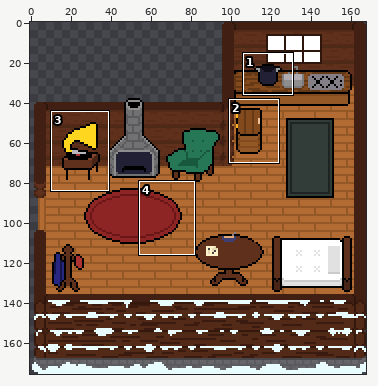
Sprite sheet -- cozy_winter_jam_2025/resources/tile/house.png. The first picture is a wide view before the edit; the outline marks the close-up.
Close-up. Before:
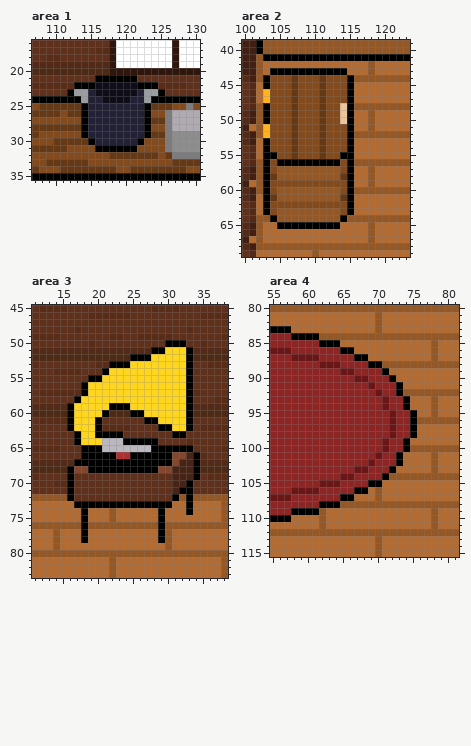
The file is 168x176 pixels. Colours within 5 levels of each other are drawn and written as one. Shown: area 1: x 107..130, y 16..35; area 2: x 100..123, y 39..69; area 3: x 11..38, y 45..83; area 4: x 55..81, y 80..115. The commit also changed other parts of the picture, which this record leaves out.
After:
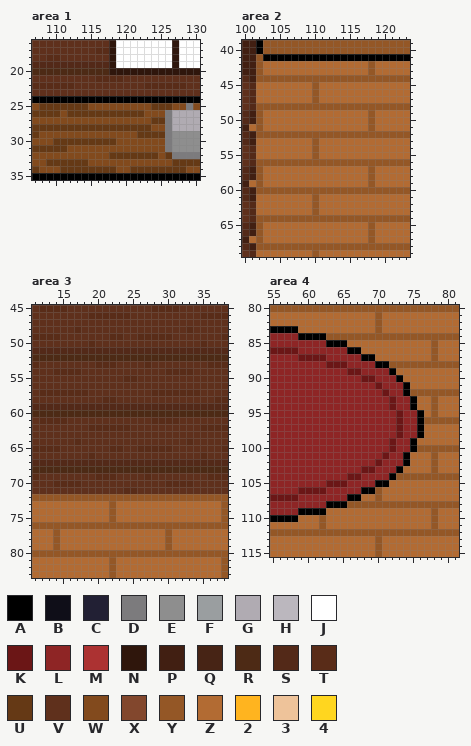
Palette (. is transparent): A #000000  B #0f0e18  C #222034  D #7c7b7d  E #8e8e8e  F #9a9ea0  G #b0abb2  H #bbb7be  J #ffffff  K #6b1616  L #8e2525  M #ac3232  N #2f160c  P #411f12  Q #472415  R #4d2a15  S #532918  T #592c18  U #653915  V #5f301c  W #824a1d  X #82472d  Y #945726  Z #b26b33  2 #ffb41f  3 #eec39a  4 #ffd61f
From old to new:
Changed rows in their new state; - is an unchanged pixel.
Area 1:
first column x 112:
21 ----TTTTVV----
22 -VVVVVVVVVVTT-
23 VVVVVVVVVVVVVV
24 --AAAAAAAAAA--
25 --UWWWWWWWWW--
26 --UUUUUUUUUW--
27 --WWWWWWWWWW--
28 --UUUUUUUUUU--
29 --WWWWWWWWUU--
30 ---UUUUWWWW---
31 ----WWWWWW----
Area 2:
first column x 103:
43 -ZZZZZZZZZZZ-
44 YYYYYYYYYYYYY
45 ZZZZZZZYZZZZZ
46 ZZZZZZZYZZZZZ
47 ZZZZZZZYZZZZZ
48 YYYYYYYYYYYYY
49 ZZZZZZZZZZZZZ
50 ZZZZZZZZZZZZZ
51 ZZZZZZZZZZZZZ
52 YYYYYYYYYYYYY
53 ZZZZZZZYZZZZZ
54 ZZZZZZZYZZZZZ
55 ZZZZZZZYZZZZZ
56 YYYYYYYYYYYYY
57 ZZZZZZZZZZZZZ
58 ZZZZZZZZZZZZZ
59 ZZZZZZZZZZZZZ
60 YY---------YY
61 ZZZZZZZ-ZZZZZ
62 ZZZZZZZYZZZZZ
63 ZZZZZZZ-ZZZZZ
64 -Y---------Y-
65 --ZZZZZZZZZ--
Area 3:
first column x 16:
50 --------------VVV--
51 ------------SSSSSS-
52 ---------RRRRRRRRR-
53 ------TVVVVTVVVVVV-
54 -----VVVVVVVVVTTTT-
55 ---VVVVVTTVVVVVVVV-
56 --VVVVVVVVVVVVVVVV-
57 --TVVVVVVVVVTTTTTT-
58 -VVVVTTVVVVVVVVVVV-
59 SSSSSSSSSSSSSSSSSS-
60 RRRRRR---RRRRRRRRR-
61 VVVVV------VTTTTVV-
62 VVVTT--------VVVVV-
63 -VVVVVVV-------VV--
64 -TVVVVVVVVVVV------
65 --VVVVTTVVTTTTTVVV-
66 --VTVVVVVVVVVVVVVVV
67 -SSSSSSSSSSSSSSSSSS
68 RRRRRRRRRRRRRRRRRRR
69 V---TTT----T---VVVV
70 TT------------TTTT-
71 V-------TT-----VVV-
72 YYYYYYYYYYYYYYYY-Y-
73 -ZZZZZYZZZZZZZZ--Z-
74 --Z----------Z---Z-
75 --Z----------Z-----
76 --Y----------Y-----
77 --Z----------Z-----
78 --Z----------Z-----
Area 4:
first column x 58:
 83 A------------------
 84 L---A--------------
 85 ----L--A-----------
 86 K------L-A---------
 87 L---K----L-A-------
 88 ----L--K---L-A-----
 89 -------L-K---LA----
 90 ---------L-K--LA---
 91 -----------LK--LA--
 92 ------------LK-LA--
 93 -------------LK-LA-
 94 -------------LK-LA-
 95 --------------LK-LA
 96 --------------LK-LA
 97 --------------LK-LA
 98 --------------LK-LA
 99 -------------LK-LA-
100 -------------LK-LA-
101 ------------LK-LA--
102 -----------LK--LA--
103 ---------L-K--LA---
104 -------L-K---LA----
105 ----L--K---L-A-----
106 L---K----L-A-------
107 K------L-A---------
108 ----L--A-----------
109 L---A--------------
110 A------------------
Changed places in both close-ups, as pixel boxes (x1, y1, x2, y2):
changed: (67, 75, 165, 152)
changed: (263, 68, 354, 229)
changed: (67, 340, 200, 543)
changed: (291, 326, 424, 522)
